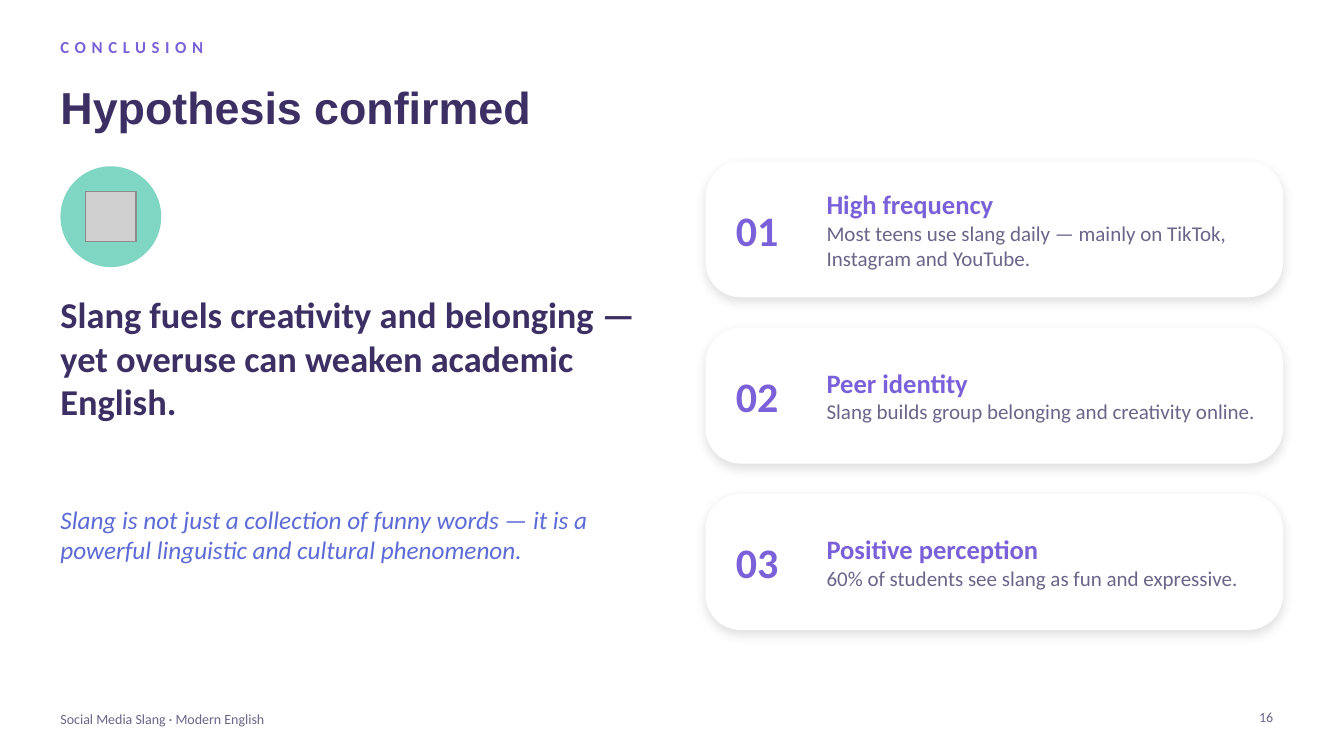
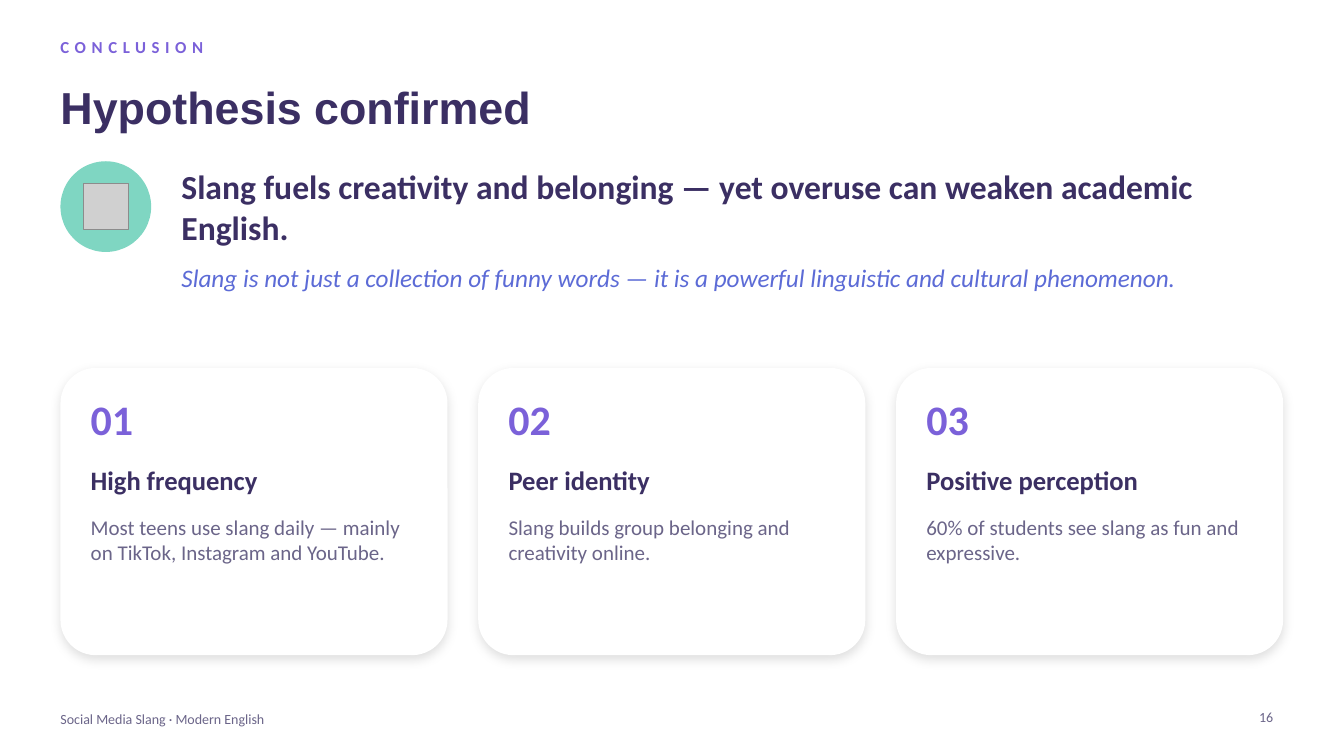
Before and after one commit to araymyrkieva9-sketch/english-daptar, a slide deck: slide 16 of variants/Slang_Presentation_3_Lavender.pptx. Drawn at 1344x756 pixels with LibreOffice and Linux fonts; fonts in the diff are those of the drawing; grey boxes stand for pictures. Boxes give left, top, right and bottom in pixels: in the first picture for what was removed or moved away, otherwise in the second. Text is boxed around its words. In the diff, an @@ line names an element or a change of style, - is before the commit and + after.

```diff
--- a/variants/Slang_Presentation_3_Lavender.pptx
+++ b/variants/Slang_Presentation_3_Lavender.pptx
@@ ellipse: place and size @@
-ellipse at [60,166,161,267]
+ellipse at [60,161,151,252]
@@ text "Slang fuels creativity and belonging ...": place and size @@
-text "Slang fuels creativity and belonging ..." at [60,302,594,421]
+text "Slang fuels creativity and belonging ..." at [181,175,1192,246]
@@ text "Slang fuels creativity and belonging ..." at [181,175,1192,246]: size 26 to 24 pt; vertical alignment top to middle @@
@@ picture: place and size @@
-picture at [86,192,136,242]
+picture at [83,184,128,229]
@@ text at [827,195,994,219]: paragraph removed @@
-High frequency
@@ text "Slang is not just a ..." rewrapped from [60,511,587,564] to [181,269,1175,292] @@
@@ rounded rectangle removed at [706,328,1284,464] @@
@@ rounded rectangle: place and size @@
-rounded rectangle at [706,161,1284,297]
+rounded rectangle at [60,368,448,655]
@@ rounded rectangle at [60,368,448,655]: proportions changed @@
@@ rounded rectangle added at [479,368,866,655], fill #FFFFFF @@
@@ text at [827,374,967,397]: paragraph removed @@
-Peer identity
@@ rounded rectangle at [896,368,1284,655]: proportions changed @@
@@ rounded rectangle: place and size @@
-rounded rectangle at [706,494,1284,630]
+rounded rectangle at [896,368,1284,655]
@@ text "01": place and size @@
-text "01" at [736,218,778,247]
+text "01" at [91,407,133,435]
@@ text "02": place and size @@
-text "02" at [736,384,778,413]
+text "02" at [508,407,550,435]
@@ text "03": place and size @@
-text "03" at [736,550,778,579]
+text "03" at [926,407,968,436]
@@ text added at [91,471,258,495], 19 pt, text #3B2F63, bold @@
+High frequency
@@ text added at [509,471,649,494], 19 pt, text #3B2F63, bold @@
+Peer identity
@@ text added at [926,471,1138,494], 19 pt, text #3B2F63, bold @@
+Positive perception
@@ text "Most teens use slang daily ...": place and size @@
-text "Most teens use slang daily ..." at [827,195,1226,270]
+text "Most teens use slang daily ..." at [91,520,400,564]
@@ vertical alignment middle to top in 6 elements at [91,407,133,435], [926,520,1238,564], [508,407,550,435], [926,407,968,436], [91,520,400,564], [509,520,790,564] @@
@@ text "Slang builds group belonging and ...": place and size @@
-text "Slang builds group belonging and ..." at [827,374,1254,423]
+text "Slang builds group belonging and ..." at [509,520,790,564]
@@ text "60% of students see slang ...": place and size @@
-text "60% of students see slang ..." at [827,540,1237,590]
+text "60% of students see slang ..." at [926,520,1238,564]
@@ text at [827,540,1038,563]: paragraph removed @@
-Positive perception
```
Also in this commit, not shown: 17 other slides changed, 3 other files.
